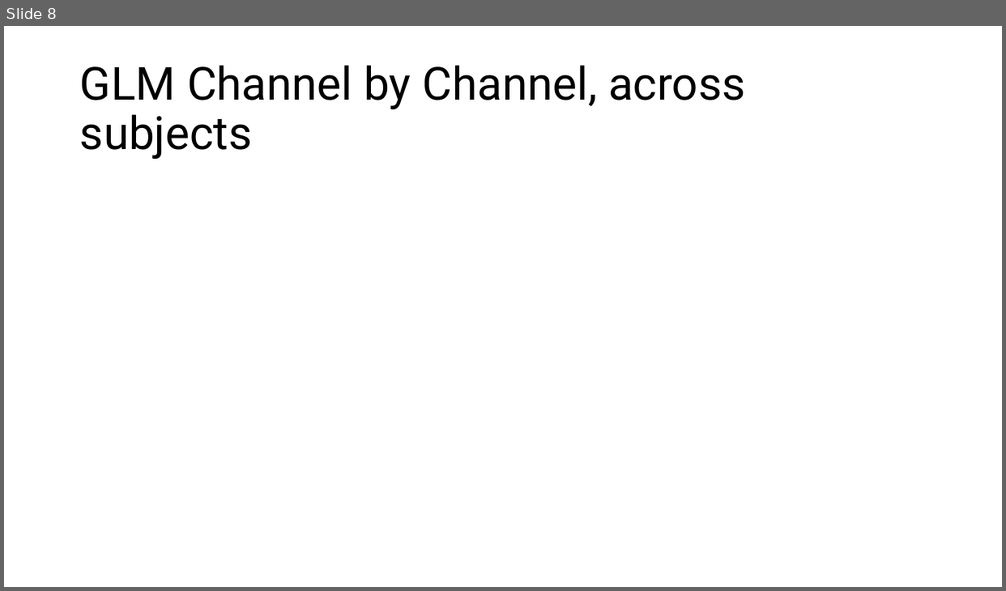
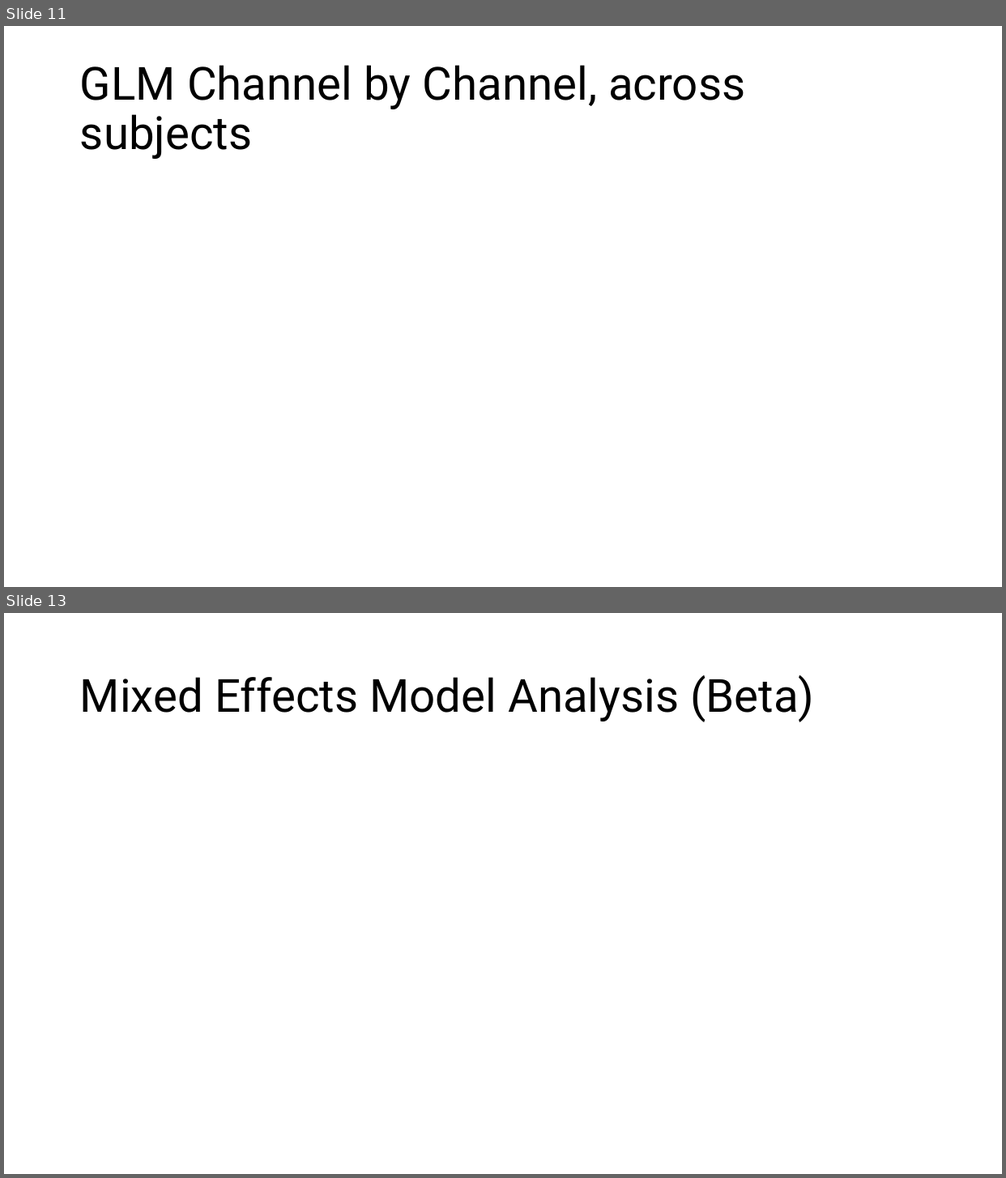
Before and after one commit to brichard28/Broadband-ILD-fNIRS, a slide deck: SRM-NIRS-EEG Update 6-7-2024.pptx. Shown one above the other, each under a label of ours: slide 8 before the commit, slides 11 and 13 after it; the slides between them are not shown. The pictures are 1006x591 and 1006x1178 pixels, drawn with LibreOffice and Linux fonts; fonts in the diff are those of the drawing. Boxes give left, top, right and bottom in pixels: in the first picture for what was removed or moved away, otherwise in the second. Text is boxed around its words. In the diff, an @@ line names an element or a change of style, - is before the commit and + after.

```diff
--- a/SRM-NIRS-EEG Update 6-7-2024.pptx
+++ b/SRM-NIRS-EEG Update 6-7-2024.pptx
@@ slide 13 added at (4,613,1002,1174), background #FFFFFF @@
@@ title added at (80,675,814,722), 44 pt, text #000000 @@
+Mixed Effects Model Analysis (Beta)
@@ what was slide 8 is now slide 11 @@
```
Also in this commit, not shown: 4 slides changed, 4 other slides added, 1 slide removed, 2 other files.
